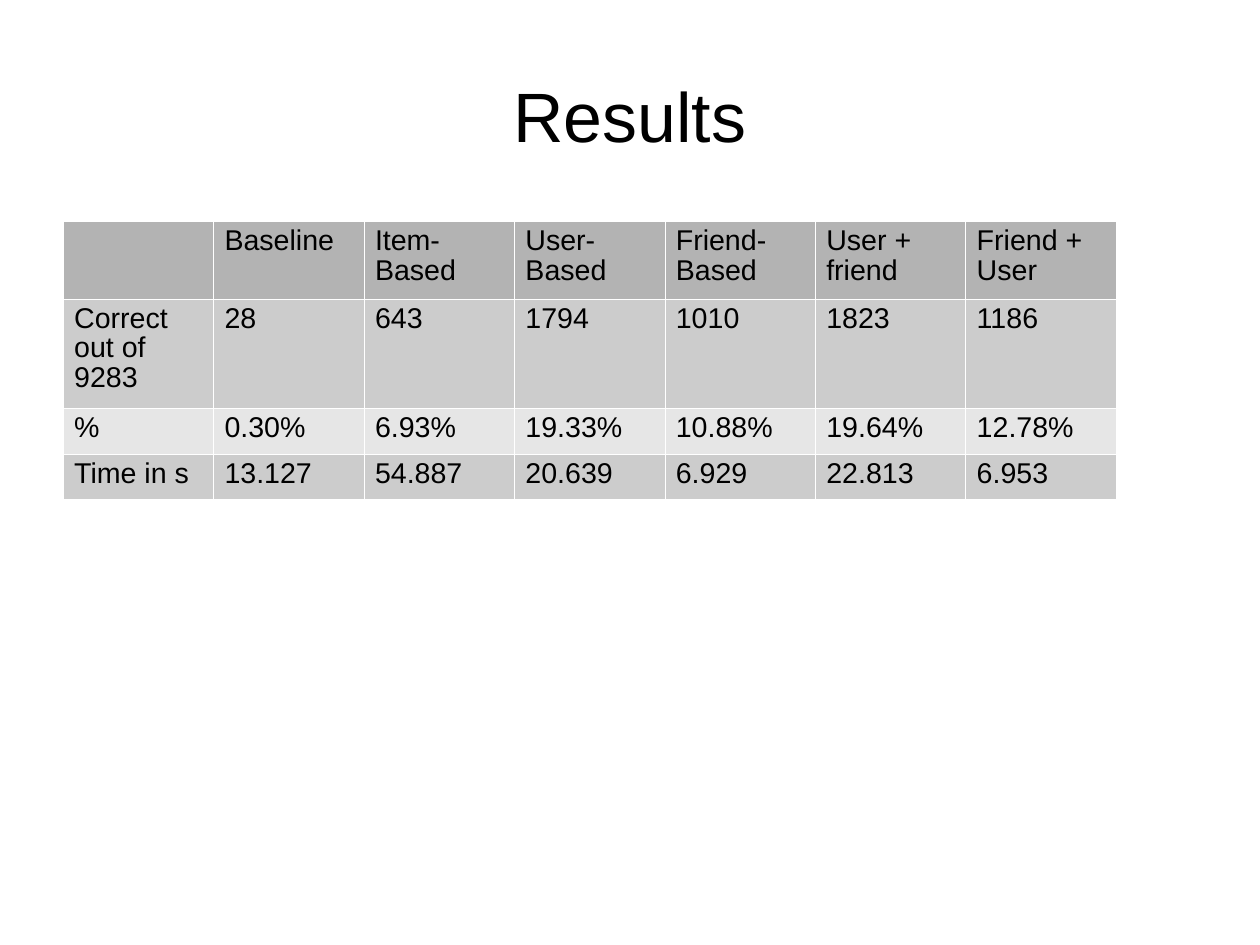
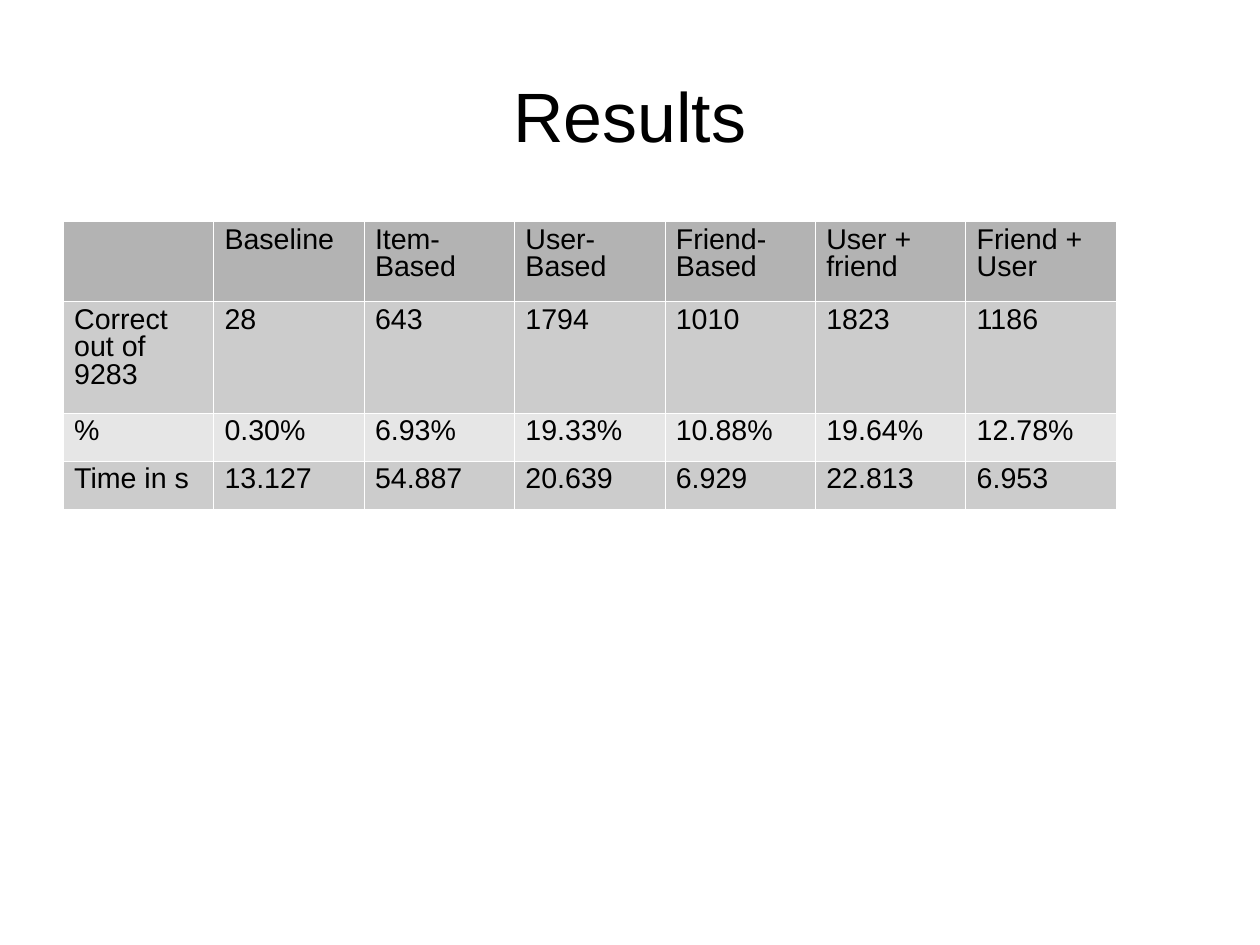
Before and after one commit to nvtslot/IR-recommender-lastfm, a slide deck: slide 9 of presentation.ppt (slide 7 before the commit). Drawn at 1260x945 pixels with LibreOffice and Linux fonts; fonts in the diff are those of the drawing. Boxes give left, top, right and bottom in pixels: in the first picture for what was removed or moved away, otherwise in the second. Text is boxed around its words. In the diff, an @@ line names an element or a change of style, - is before the commit and + after.

```diff
--- a/presentation.ppt
+++ b/presentation.ppt
@@ table at [63,221,1119,509] @@
@@ line spacing 0.93 to 0.87 @@
```
Also in this commit, not shown: 2 slides added.
